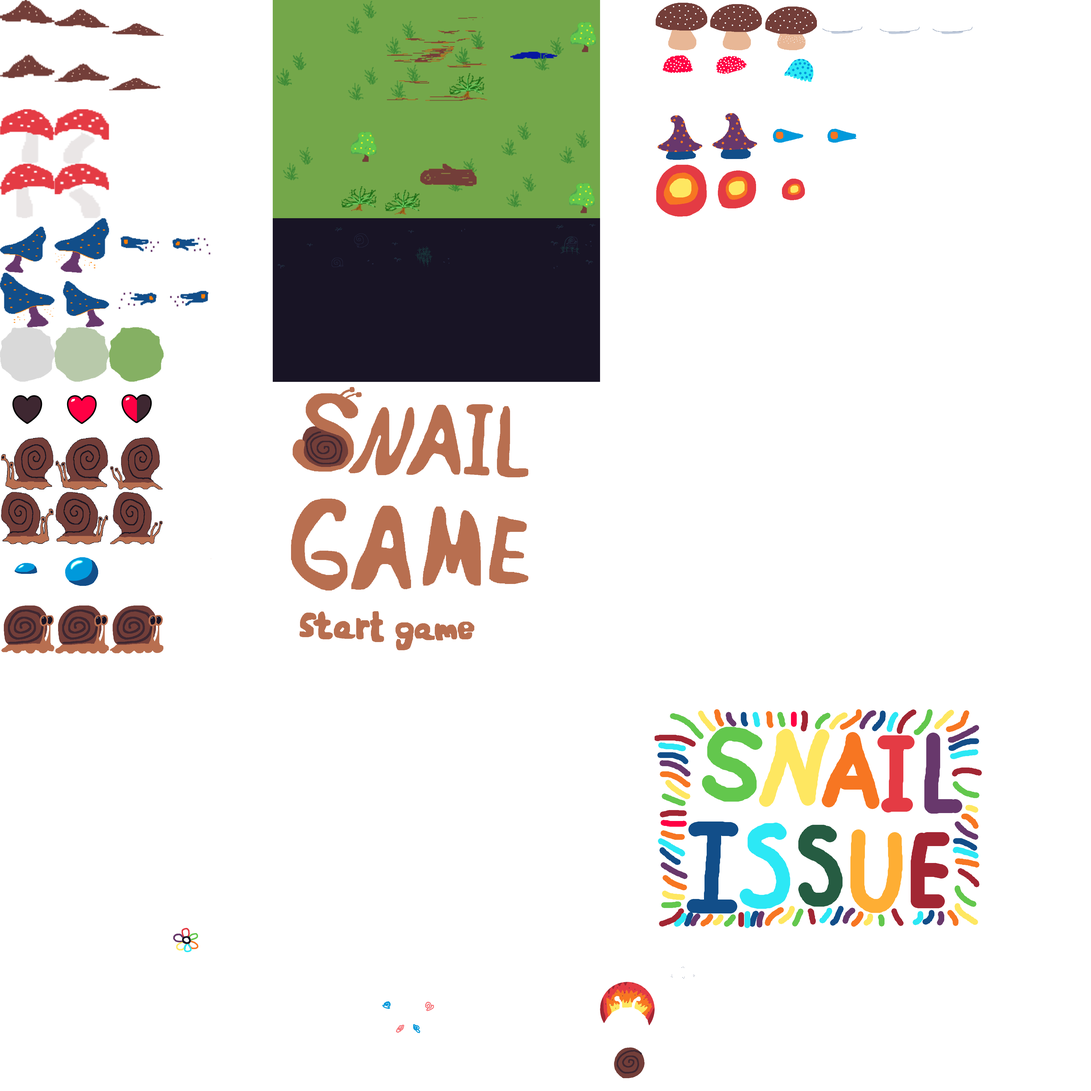
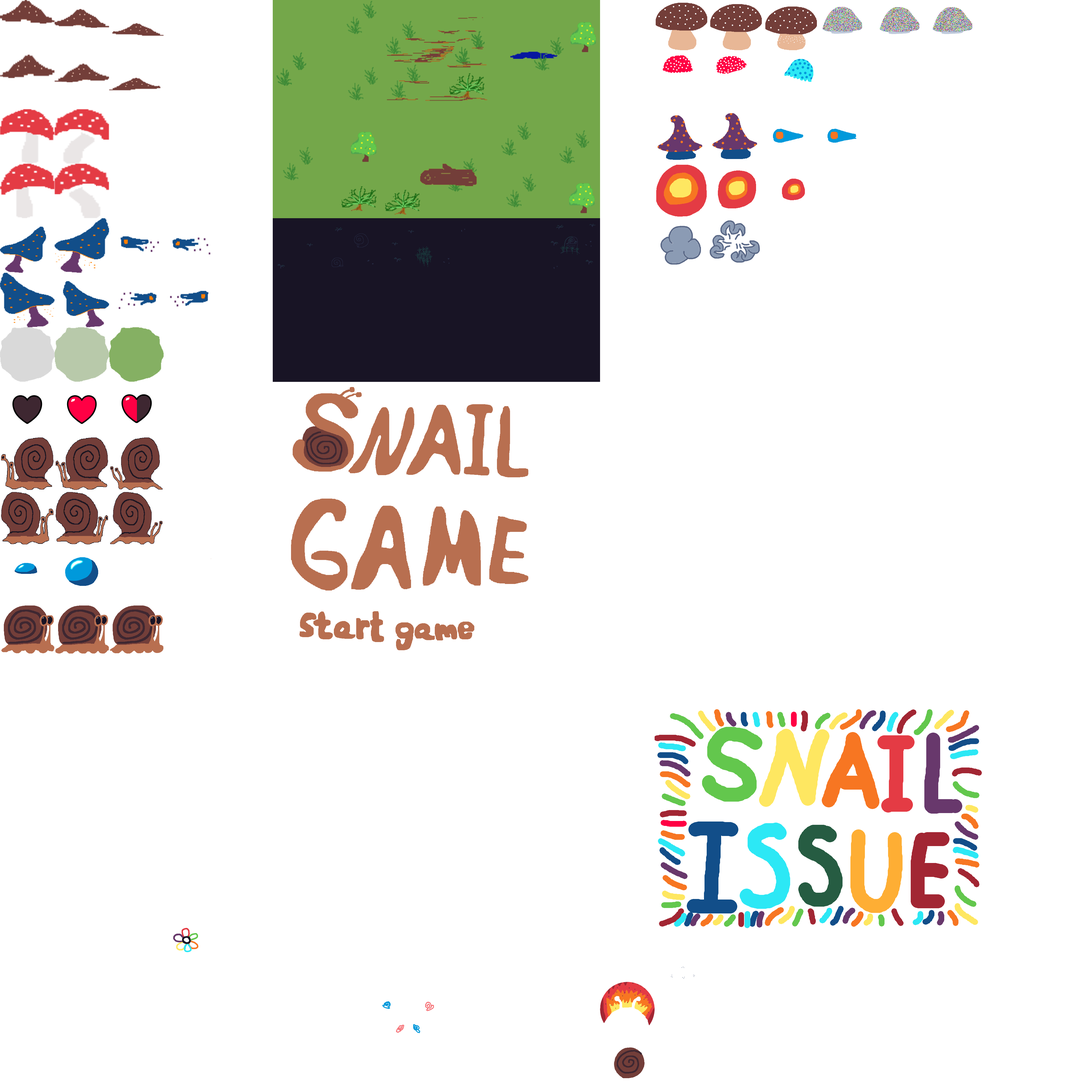
Two versions of the same layered image (1091x1091). Layer-by-layer changes:
painted on "Sprite_Sheet.png" over [660, 6, 973, 265]
